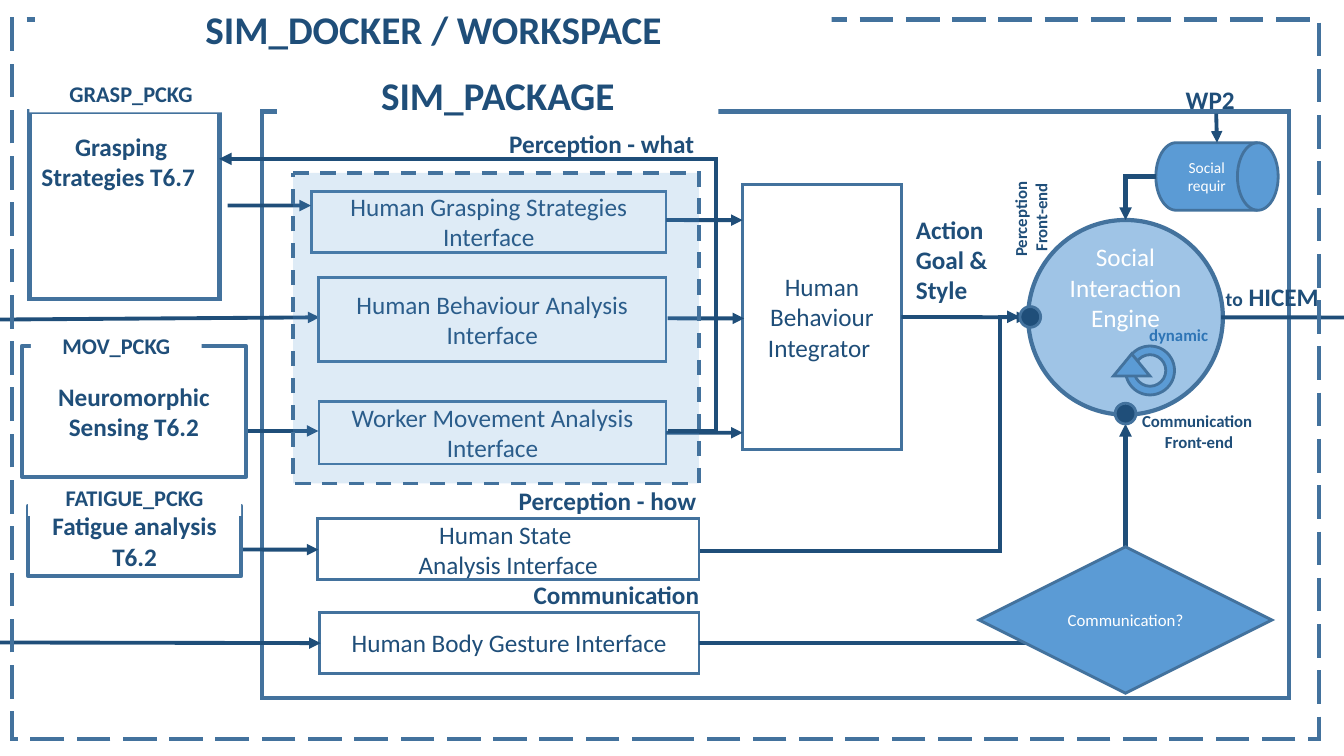
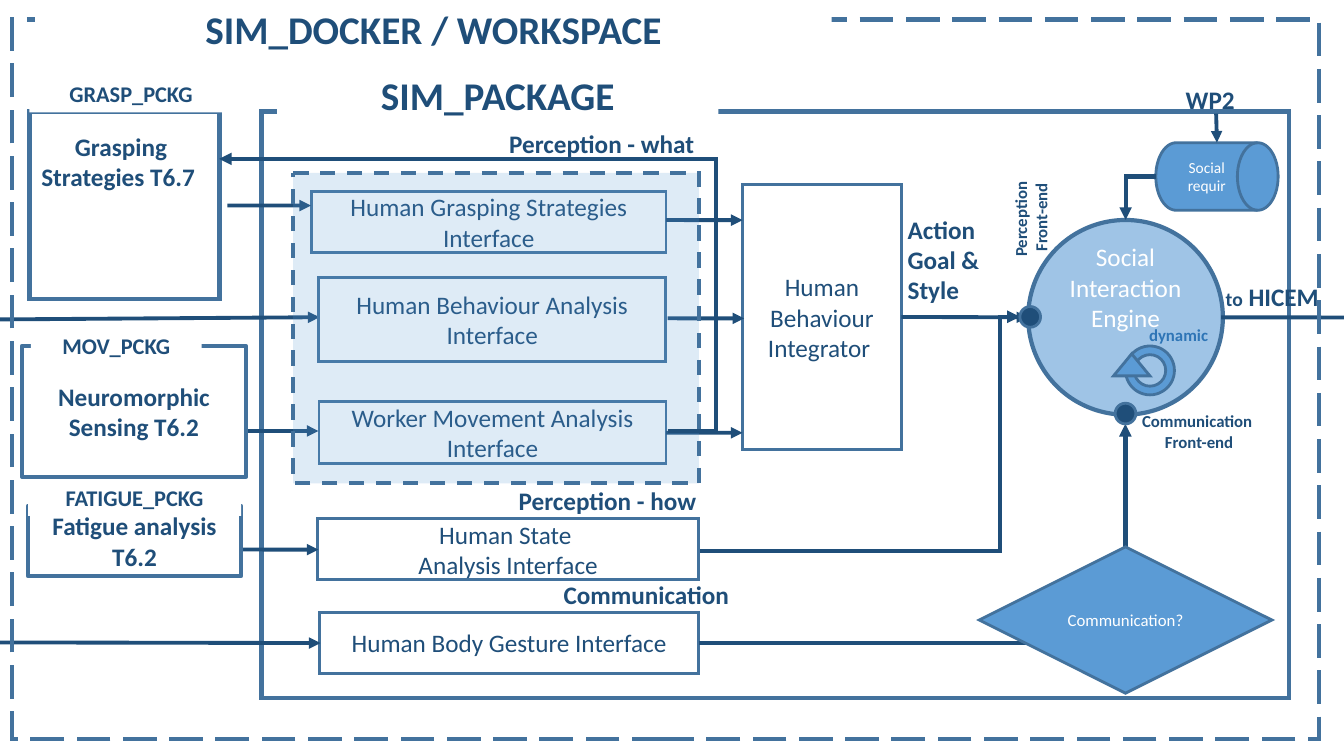
Before and after one commit to 4yony4/april_ros2, a slide deck: slide 2 of Documentation/SIM - Schema_v3.pptx. Drawn at 1344x756 pixels with LibreOffice and Linux fonts; fonts in the diff are those of the drawing. Boxes give left, top, right and bottom in pixels: in the first picture for what was removed or moved away, otherwise in the second. Text is boxed around its words. In the diff, an @@ line names an element or a change of style, - is before the commit and + after.

```diff
--- a/Documentation/SIM - Schema_v3.pptx
+++ b/Documentation/SIM - Schema_v3.pptx
@@ text "Action Goal & Style": place and size @@
-text "Action Goal & Style" at <box>916,221,984,303</box>
+text "Action Goal & Style" at <box>908,221,976,303</box>
@@ text "Communication": place and size @@
-text "Communication" at <box>534,586,699,604</box>
+text "Communication" at <box>564,586,729,604</box>
```
Also in this commit, not shown: 3 other slides changed, 6 other files.
